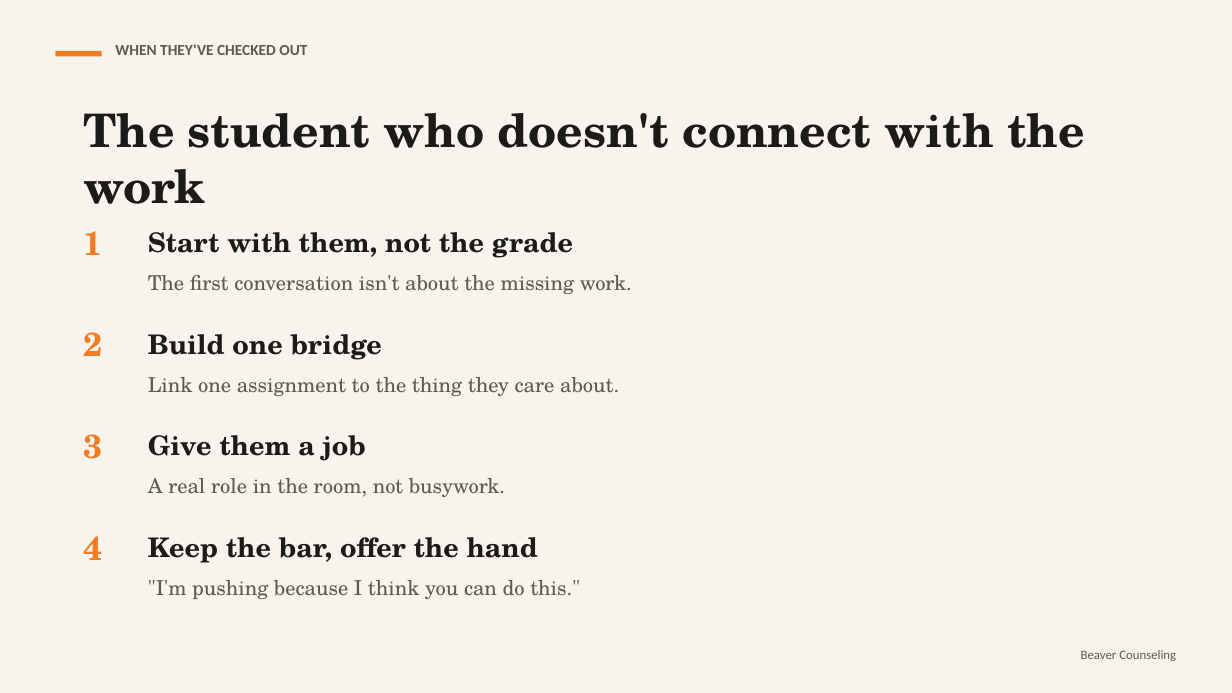
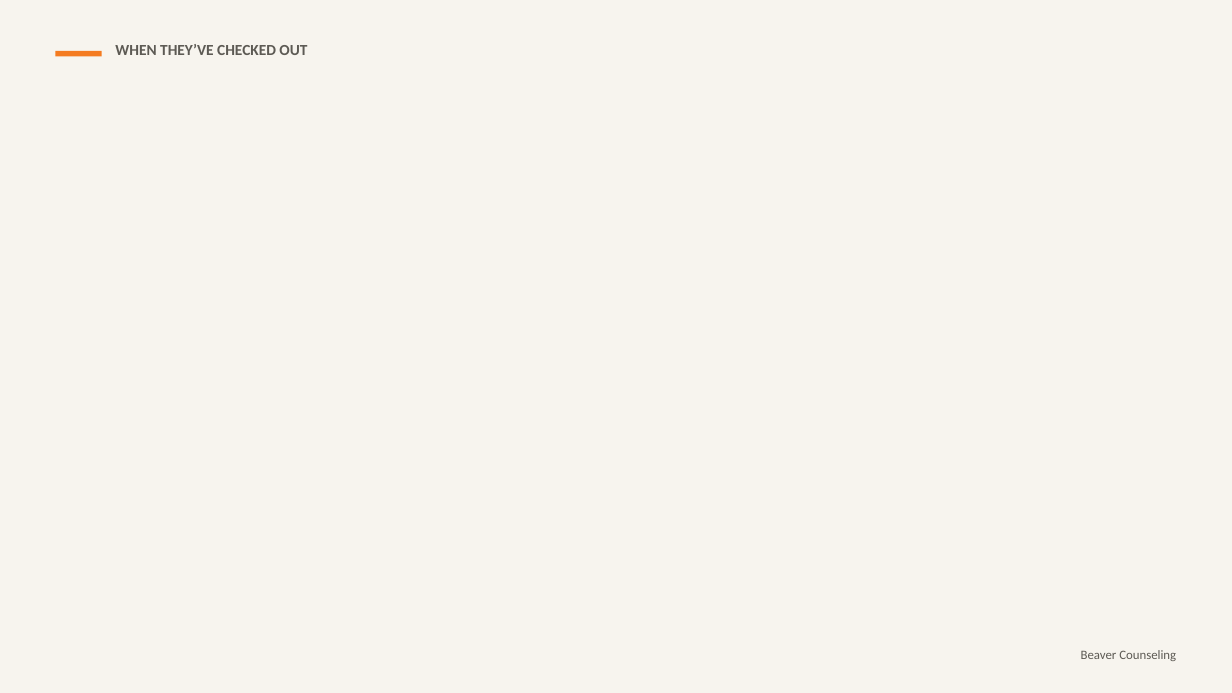
Before and after one commit to rmwtoolkit/bcds-toolkit, a slide deck: slide 13 of decks/connection-before-content-lesson-v2.pptx. Drawn at 1232x693 pixels with LibreOffice and Linux fonts; fonts in the diff are those of the drawing; background and template pictures are left out. Boxes give left, top, right and bottom in pixels: in the first picture for what was removed or moved away, otherwise in the second. Text is boxed around its words. In the diff, an @@ line names an element or a change of style, - is before the commit and + after.

```diff
--- a/decks/connection-before-content-lesson-v2.pptx
+++ b/decks/connection-before-content-lesson-v2.pptx
@@ text at [115,44,307,55]: text changed @@
-WHEN THEY'VE CHECKED OUT
+WHEN THEY’VE CHECKED OUT
@@ text removed at [83,113,1085,204] @@
-The student who doesn't connect with the work
@@ text removed at [83,231,102,255] @@
-1
@@ text removed at [148,232,632,294] @@
-Start with them, not the grade
-The first conversation isn't about the missing work.
@@ text removed at [83,332,102,356] @@
-2
@@ text removed at [148,334,619,396] @@
-Build one bridge
-Link one assignment to the thing they care about.
@@ text removed at [83,434,102,459] @@
-3
@@ text removed at [148,435,505,497] @@
-Give them a job
-A real role in the room, not busywork.
@@ text removed at [83,536,102,560] @@
-4
@@ text removed at [148,537,580,599] @@
-Keep the bar, offer the hand
-"I'm pushing because I think you can do this."
```
Also in this commit, not shown: 14 other slides changed, 3 slides added, 13 other files.
